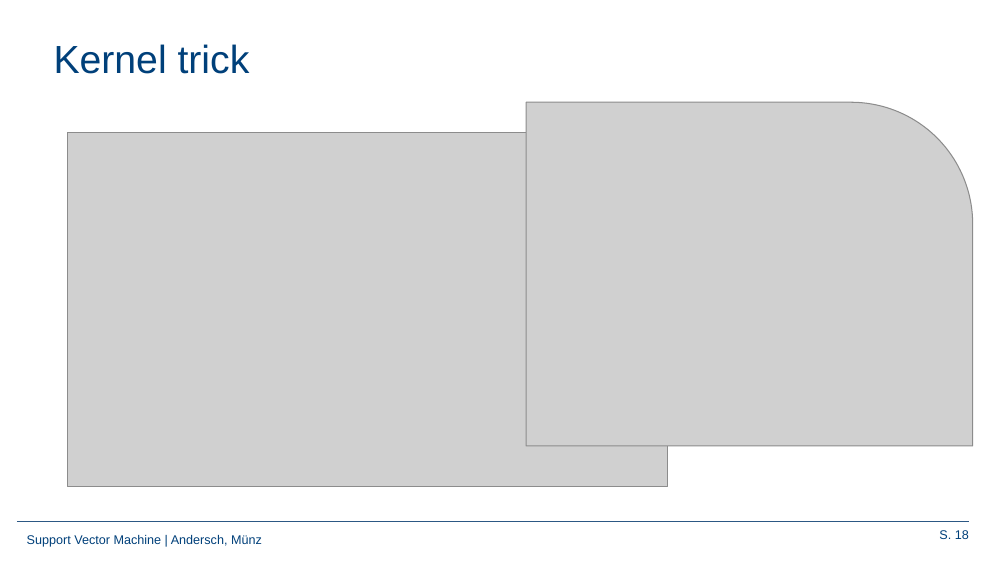
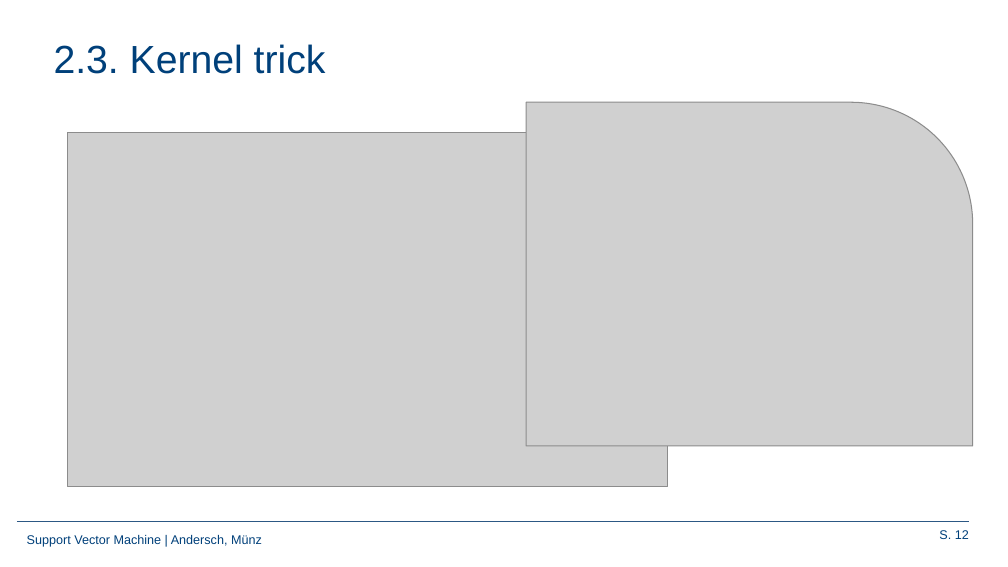
Before and after one commit to Frandersch/Statistical-Machine-Learning, a slide deck: slide 12 of Präsentation/Support Vector Machines.pptx (slide 18 before the commit). Drawn at 1008x567 pixels with LibreOffice and Linux fonts; fonts in the diff are those of the drawing; grey boxes stand for pictures; background and template pictures are left out. Boxes give left, top, right and bottom in pixels: in the first picture for what was removed or moved away, otherwise in the second. Text is boxed around its words. In the diff, an @@ line names an element or a change of style, - is before the commit and + after.

```diff
--- a/Präsentation/Support Vector Machines.pptx
+++ b/Präsentation/Support Vector Machines.pptx
@@ title at box(54, 44, 326, 74): text changed @@
-Kernel trick
+2.3. Kernel trick
@@ page number at box(939, 530, 969, 539): text changed @@
-S. 18
+S. 12
```
Also in this commit, not shown: 13 other slides changed, 4 slides added, 6 slides removed.
